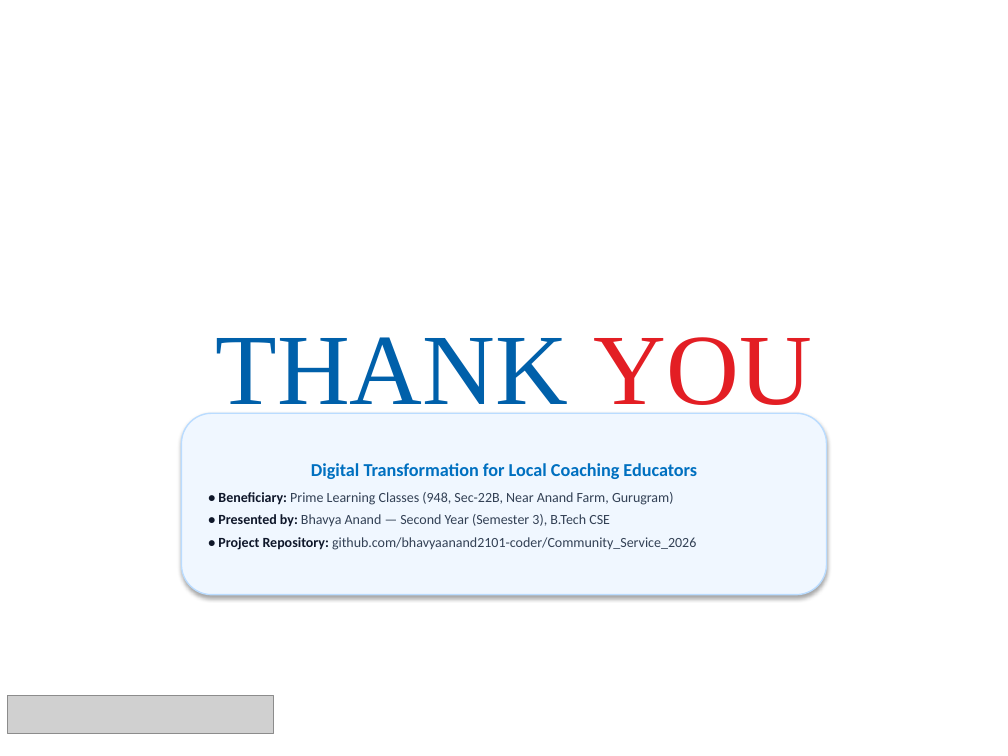
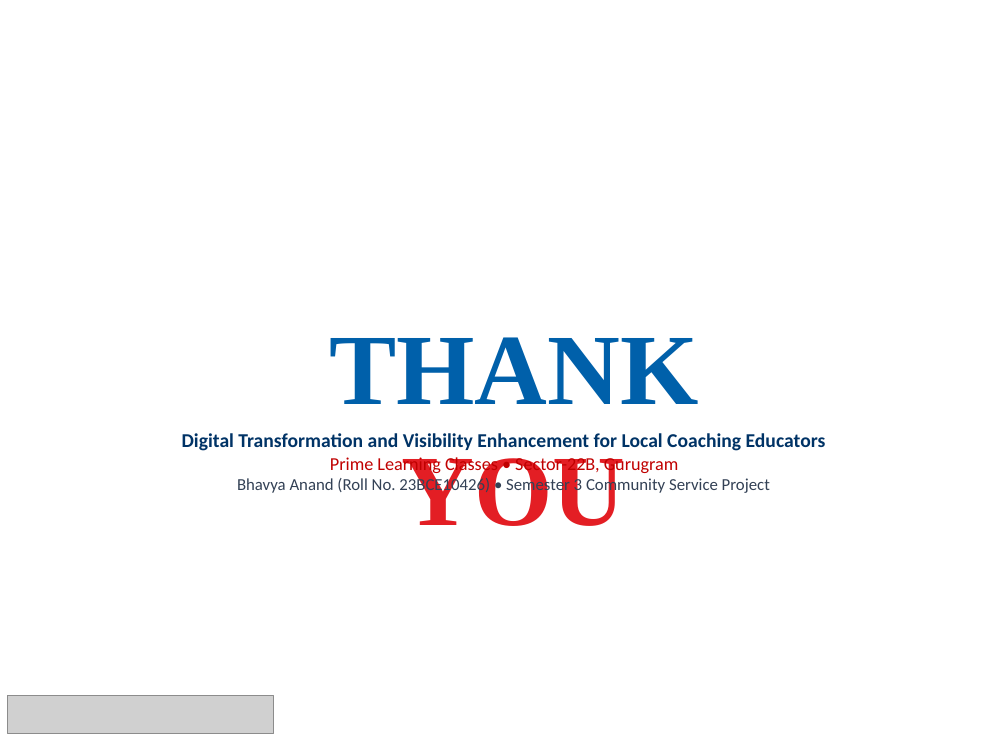
Before and after one commit to bhavyaanand2101-coder/Community_Service_2026, a slide deck: slide 12 of Community_Service_Presentation.pptx. Drawn at 1008x756 pixels with LibreOffice and Linux fonts; fonts in the diff are those of the drawing; grey boxes stand for pictures; background and template pictures are left out. Boxes give left, top, right and bottom in pixels: in the first picture for what was removed or moved away, otherwise in the second. Text is boxed around its words. In the diff, an @@ line names an element or a change of style, - is before the commit and + after.

Commit message:
refactor(presentation & web): make presentation and local search page natural and authentic with standard typography

```diff
--- a/Community_Service_Presentation.pptx
+++ b/Community_Service_Presentation.pptx
@@ text "THANK YOU" at (329,337,698,526): bold on @@
@@ text "Digital Transformation and Visibility Enhancement ...": place and size @@
-text "Digital Transformation and Visibility Enhancement ..." at (181,413,827,595)
+text "Digital Transformation and Visibility Enhancement ..." at (182,433,826,494)
@@ text "Digital Transformation and Visibility Enhancement ..." at (182,433,826,494): vertical alignment middle to top; fill #F0F7FF to none; outline #BADCFF 1 pt to none; shadow off @@
@@ text at (182,433,826,494): text changed; size 10 to 14 pt; text colour #334155 to #003366 @@
-Digital Transformation for Local Coaching Educators
-• Beneficiary: Prime Learning Classes (948, Sec-22B, Near Anand Farm, Gurugram)
-• Presented by: Bhavya Anand — Second Year (Semester 3), B.Tech CSE
-• Project Repository: github.com/bhavyaanand2101-coder/Community_Service_2026
+Digital Transformation and Visibility Enhancement for Local Coaching Educators
+Prime Learning Classes • Sector-22B, Gurugram
+Bhavya Anand (Roll No. 23BCE10426) • Semester 3 Community Service Project
```
Also in this commit, not shown: 10 other slides changed, 3 other files.
